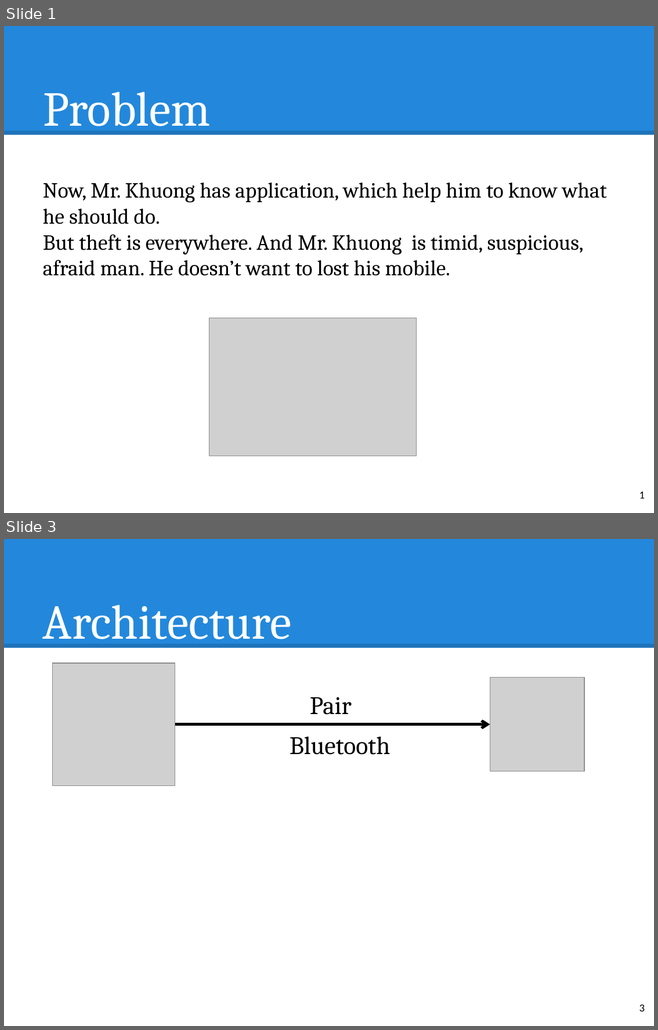
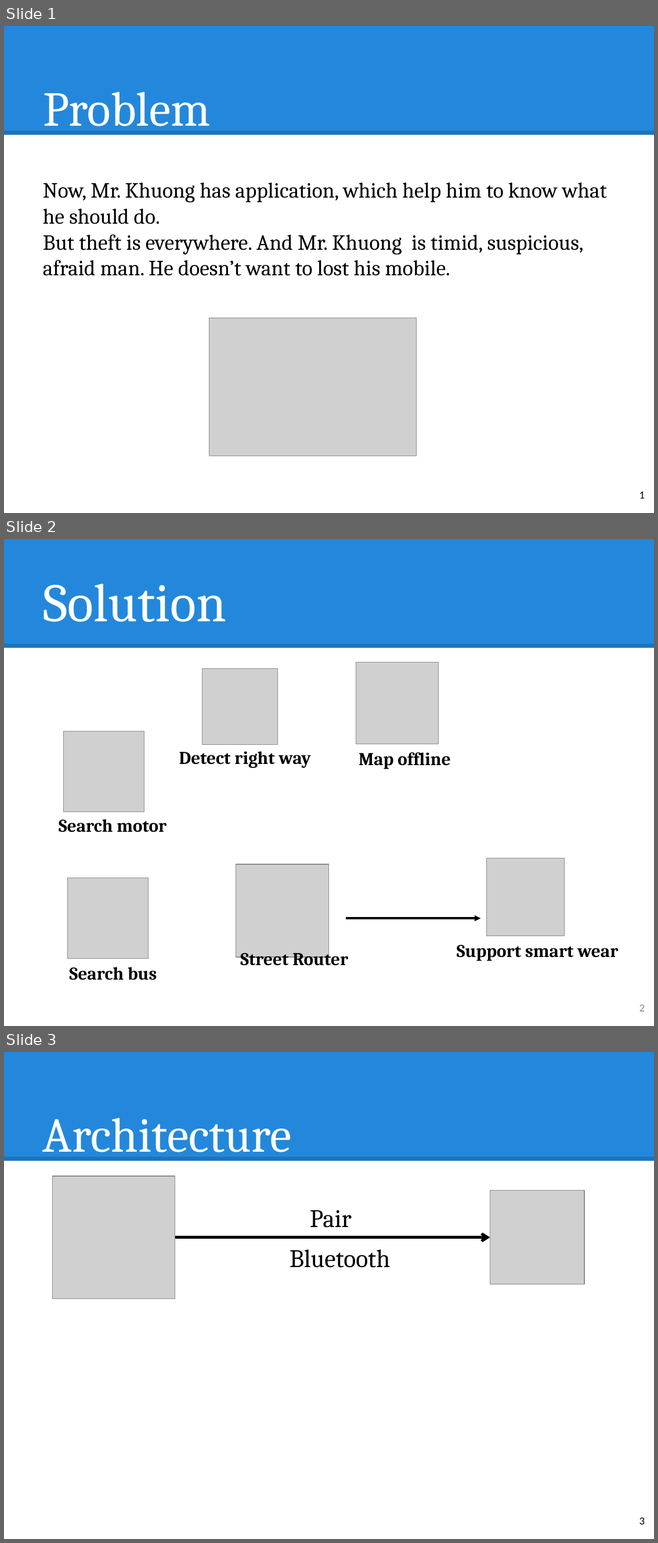
Before and after one commit to hqt/street-router, a slide deck: Document/presentation/nam/7 wear.pptx. Shown one above the other, each under a label of ours: slides 1 and 3 before the commit, slides 1, 2 and 3 after it; the slides between them are not shown. The pictures are 658x1030 and 658x1543 pixels, drawn with LibreOffice and Linux fonts; fonts in the diff are those of the drawing; grey boxes stand for pictures. Boxes give left, top, right and bottom in pixels: in the first picture for what was removed or moved away, otherwise in the second. Text is boxed around its words. In the diff, an @@ line names an element or a change of style, - is before the commit and + after.

```diff
--- a/Document/presentation/nam/7 wear.pptx
+++ b/Document/presentation/nam/7 wear.pptx
@@ slide 2 added at [4,539,654,1026], background #FFFFFF; not listed: 2 template elements that a slide beside it also shows @@
@@ title added at [43,584,226,622], 60 pt, text #FFFFFF @@
+Solution
@@ picture added at [202,669,278,745] @@
@@ picture added at [356,663,438,744] @@
@@ picture added at [63,732,144,812] @@
@@ text added at [179,751,311,768], 20 pt, text #000000, bold @@
+Detect right way
@@ text added at [358,752,450,769], 20 pt, text #000000, bold @@
+Map offline
@@ text added at [59,819,166,832], 20 pt, text #000000, bold @@
+Search motor
@@ picture added at [236,864,329,957] @@
@@ picture added at [487,859,565,936] @@
@@ picture added at [68,878,148,959] @@
@@ arrow added from (346, 918) to (480, 918), #000000 2.25 pt @@
@@ text added at [240,948,348,969], 20 pt, text #000000, bold @@
+Street Router
@@ text added at [456,945,618,961], 20 pt, text #000000, bold @@
+Support smart wear
@@ text added at [70,967,157,980], 20 pt, text #000000, bold @@
+Search bus
@@ page number added at [639,1005,644,1012], 12 pt, text #8C8C8C @@
+2
```
Also in this commit, not shown: 1 slide removed, 4 other files.
